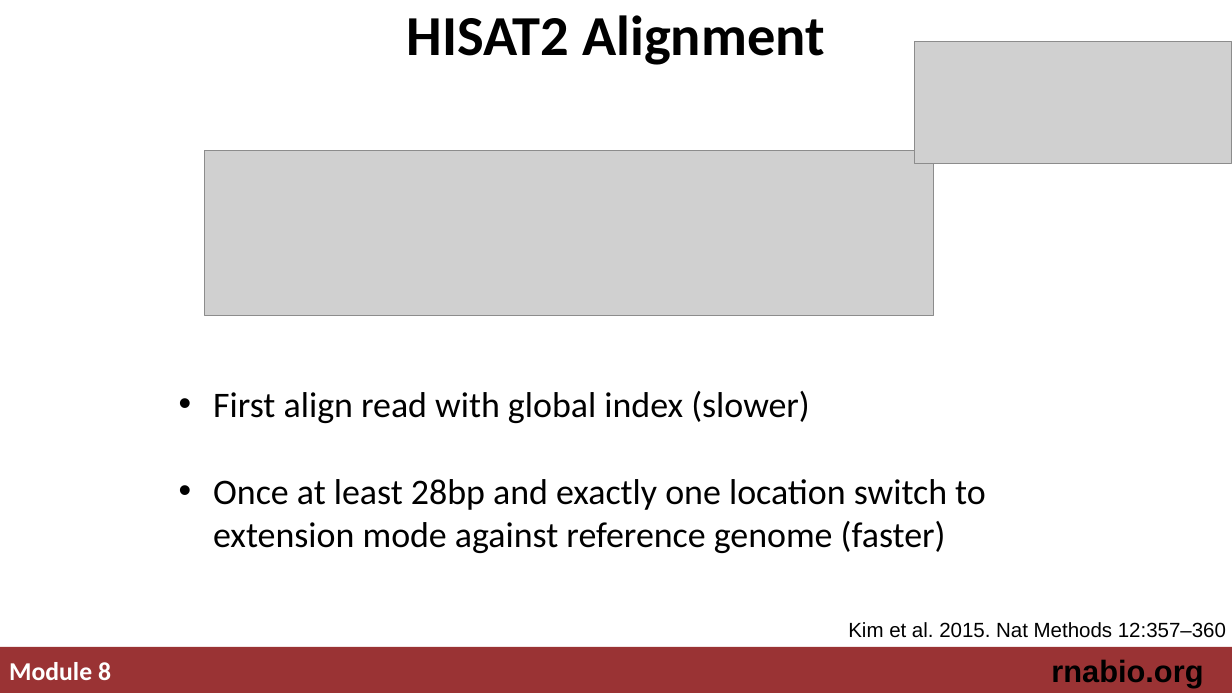
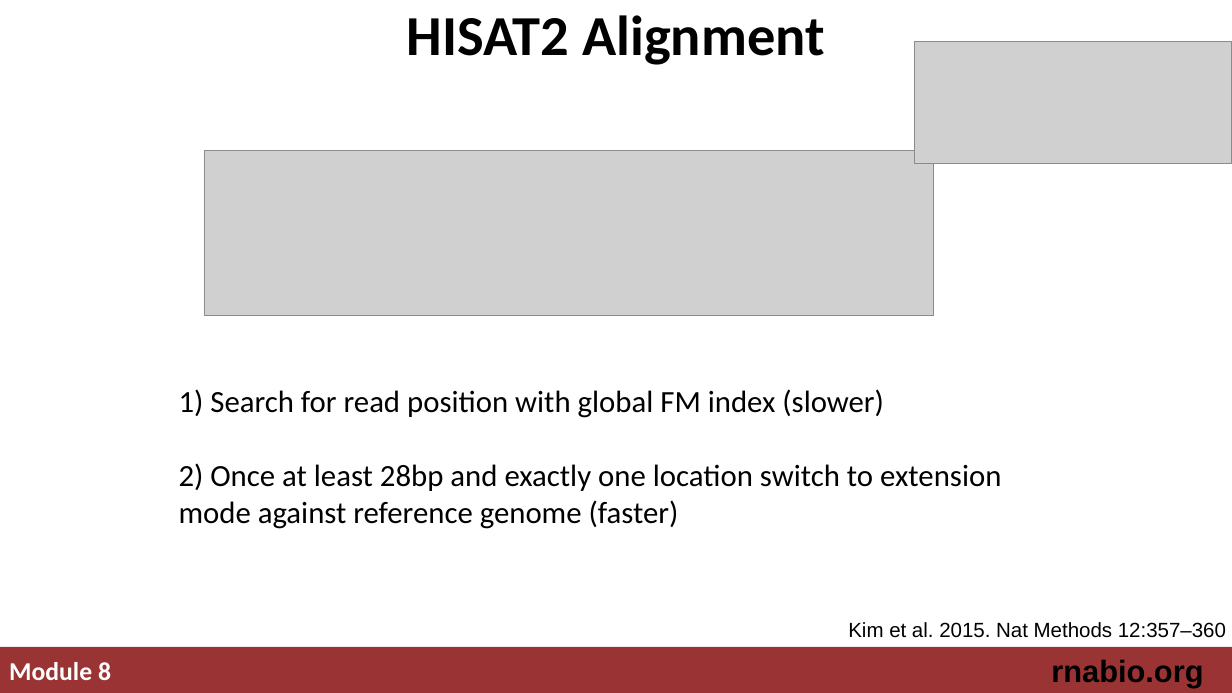
Before and after one commit to griffithlab/rnabio.org, a slide deck: slide 11 of assets/lectures/cbw-cshl/2019/mini/RNASeq_MiniLecture_08_01_Alignment.pptx. Drawn at 1232x693 pixels with LibreOffice and Linux fonts; fonts in the diff are those of the drawing; grey boxes stand for pictures. Boxes give left, top, right and bottom in pixels: in the first picture for what was removed or moved away, otherwise in the second. Text is boxed around its words. In the diff, an @@ line names an element or a change of style, - is before the commit and + after.

Commit message:
updating slides

```diff
--- a/assets/lectures/cbw-cshl/2019/mini/RNASeq_MiniLecture_08_01_Alignment.pptx
+++ b/assets/lectures/cbw-cshl/2019/mini/RNASeq_MiniLecture_08_01_Alignment.pptx
@@ text at [179,389,1001,529]: text changed; size 28 to 24 pt @@
-• First align read with global index (slower)
-• Once at least 28bp and exactly one location switch to extension mode against reference genome (faster)
+1) Search for read position with global FM index (slower)
+2) Once at least 28bp and exactly one location switch to extension mode against reference genome (faster)
```
Also in this commit, not shown: 5 other slides changed, 4 other files.
